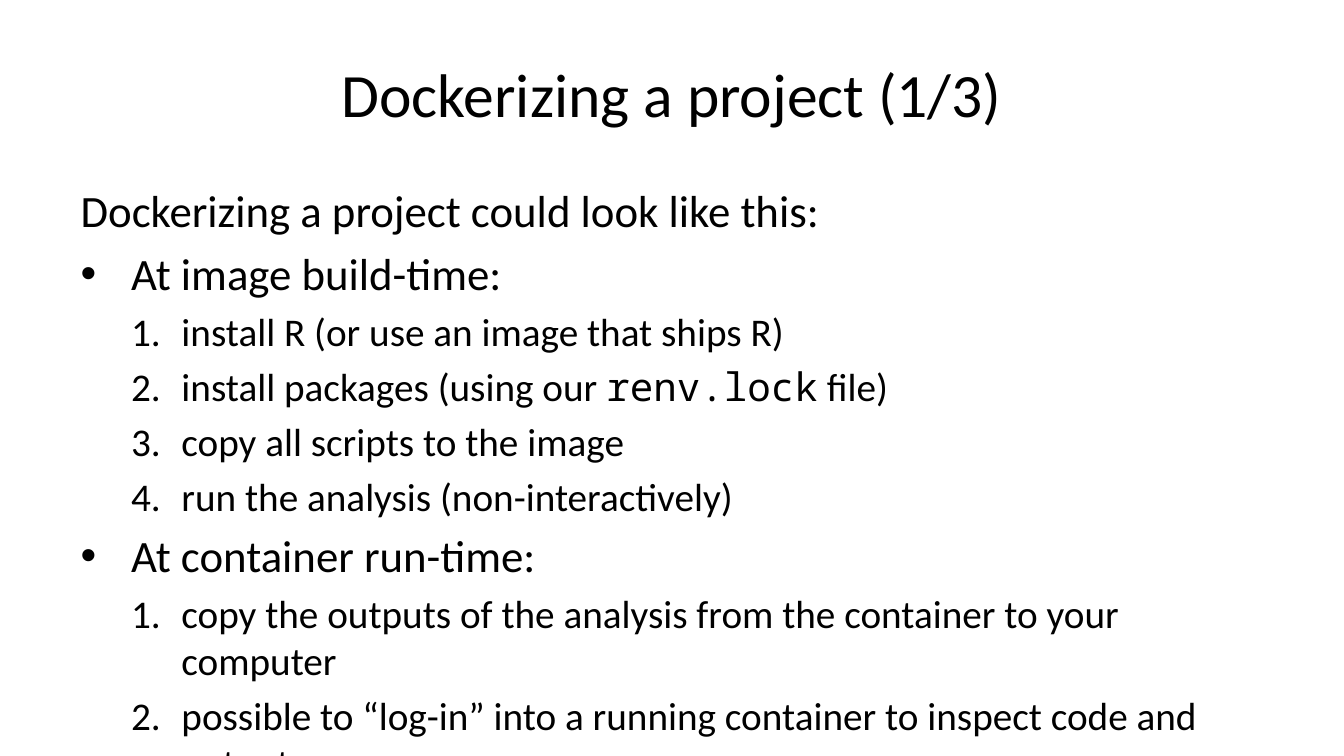
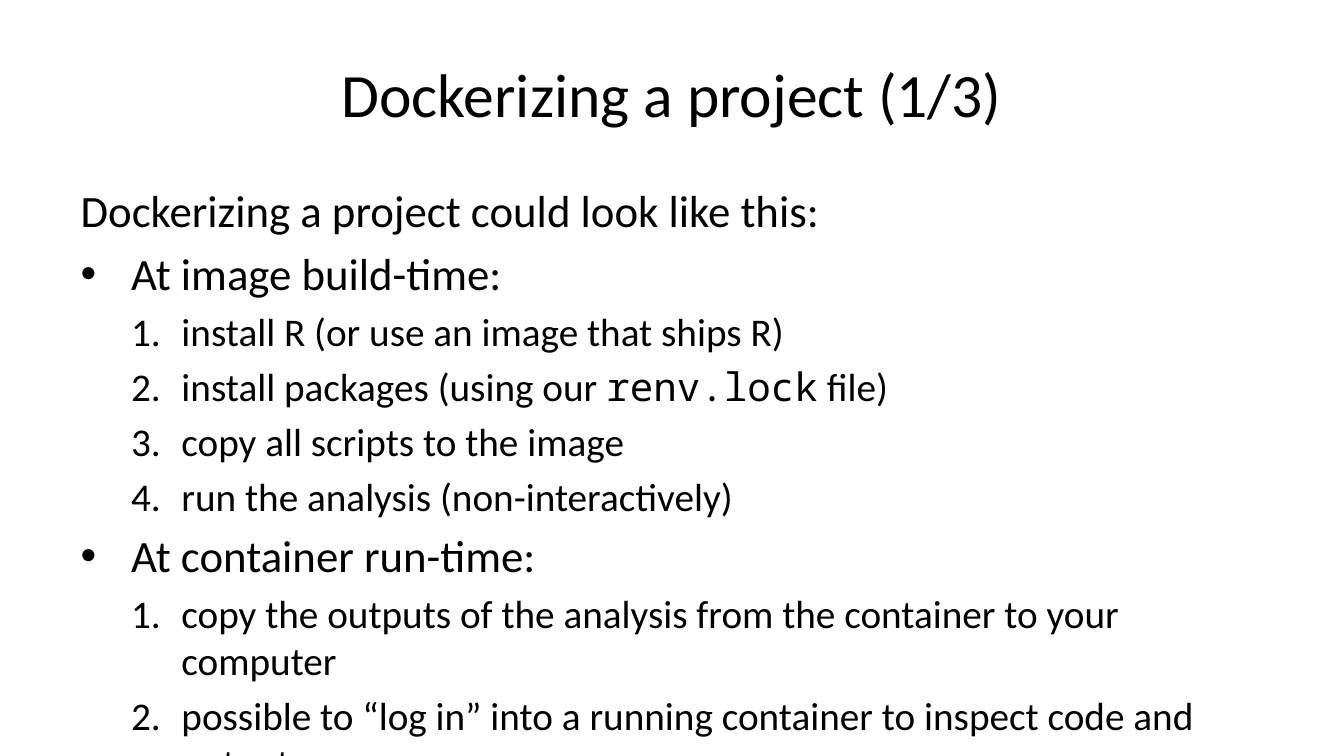
Before and after one commit to b-rodrigues/repro_basf, a slide deck: slide 16 of docs/index.pptx. Drawn at 1344x756 pixels with LibreOffice and Linux fonts; fonts in the diff are those of the drawing. Boxes give left, top, right and bottom in pixels: in the first picture for what was removed or moved away, otherwise in the second. Text is boxed around its words. In the diff, an @@ line names an element or a change of style, - is before the commit and + after.

```diff
--- a/docs/index.pptx
+++ b/docs/index.pptx
@@ text at (181, 702, 1193, 737): text changed @@
-  2. possible to “log-in” into a running container to inspect code and outputs
+  2. possible to “log in” into a running container to inspect code and outputs
```
Also in this commit, not shown: 13 other slides changed, 12 other files.
